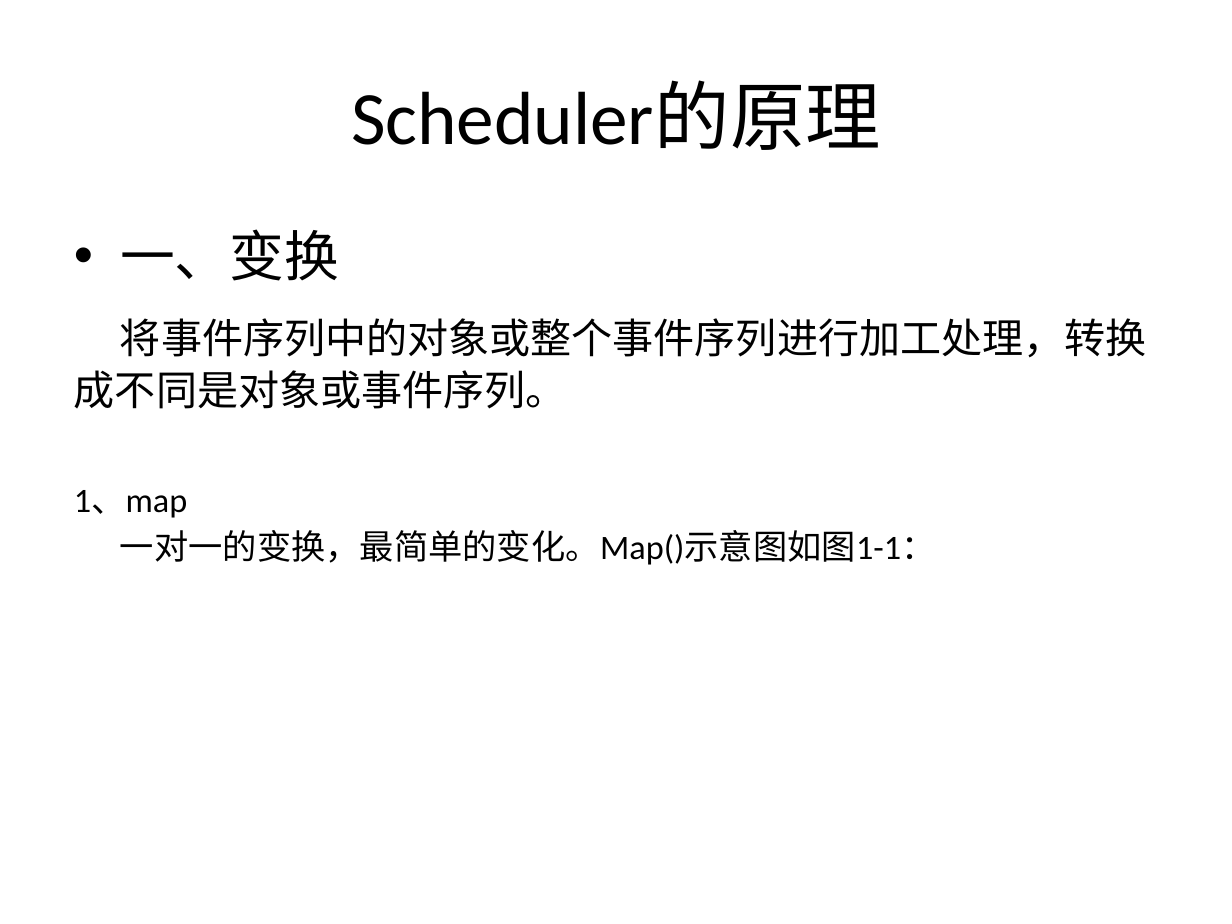
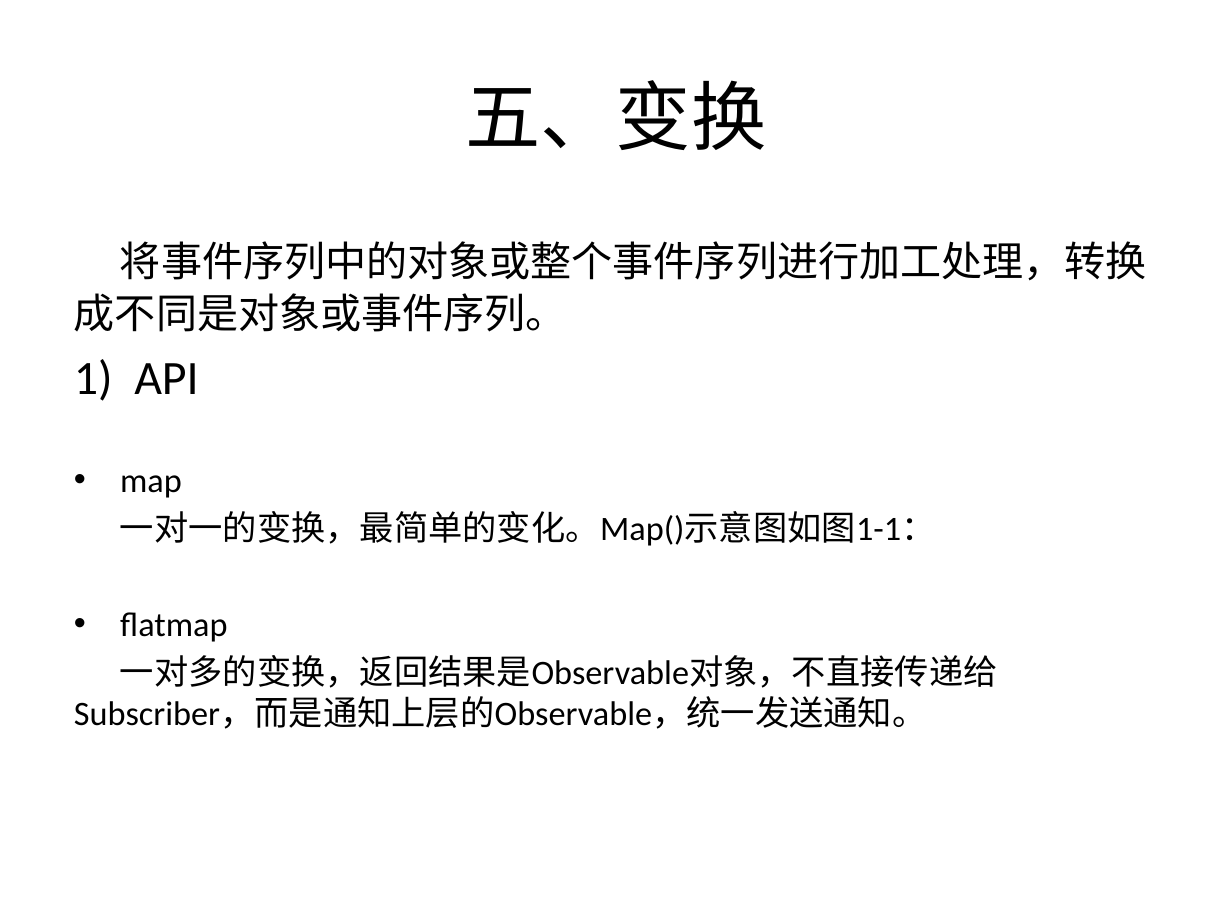
Before and after one commit to YongHuiLuo/TinyEasyView, a slide deck: slide 8 of RxJava 简介.pptx (slide 10 before the commit). Drawn at 1232x924 pixels with LibreOffice and Linux fonts; fonts in the diff are those of the drawing. Boxes give left, top, right and bottom in pixels: in the first picture for what was removed or moved away, otherwise in the second. Text is boxed around its words. In the diff, an @@ line names an element or a change of style, - is before the commit and + after.

```diff
--- a/RxJava 简介.pptx
+++ b/RxJava 简介.pptx
@@ title at (465,80,766,150): text changed @@
-Scheduler的原理
+五、变换
@@ text at (120,229,339,281): paragraph removed @@
-• 一、变换
@@ text at (74,359,198,498): text changed; size 20 to 28 pt @@
-1、map
+1) API
+• map
@@ text at (74,612,998,729): paragraphs added @@
+• flatmap
+一对多的变换，返回结果是Observable对象，不直接传递给Subscriber，而是通知上层的Observable，统一发送通知。
```
Also in this commit, not shown: 9 other slides changed, 4 slides added, 1 slide removed, 4 other files.
